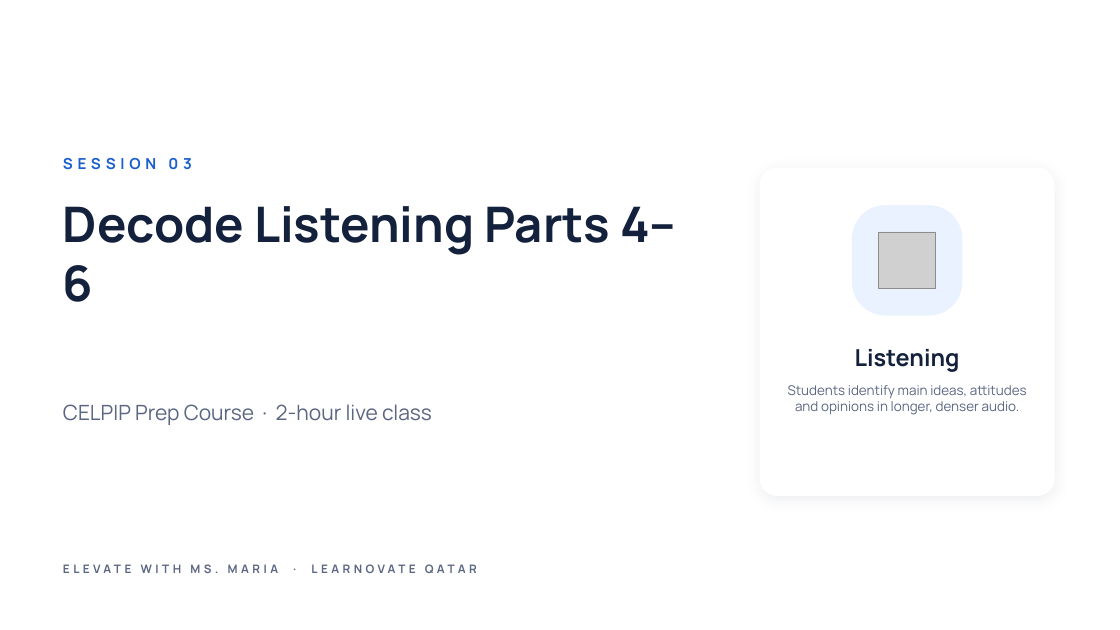
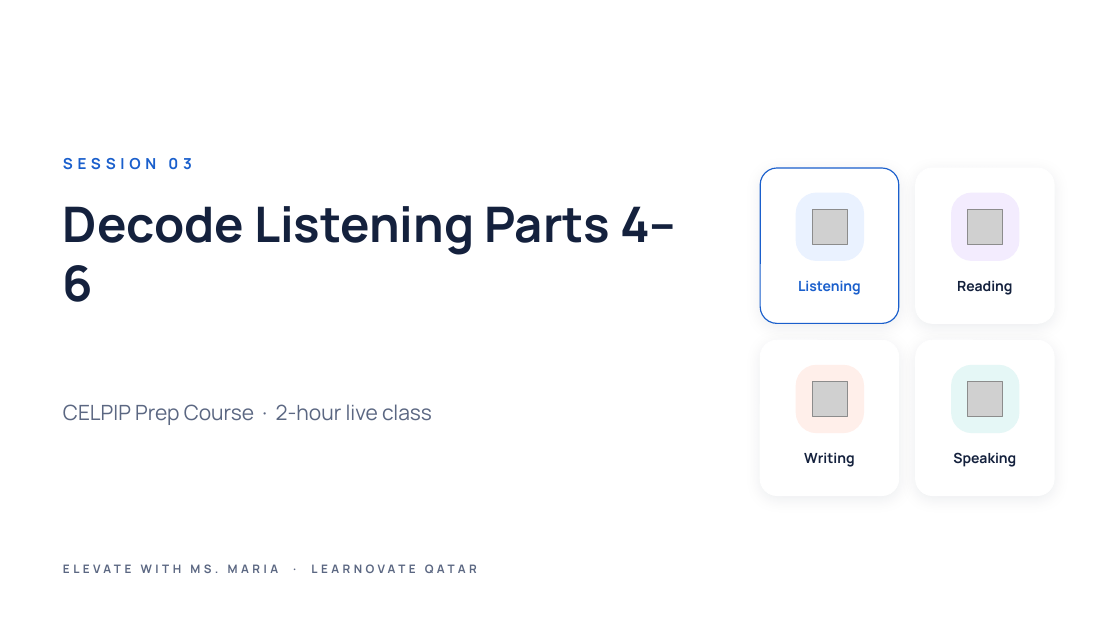
Before and after one commit to learnovateqa/The_English_Academy_CELPIP, a slide deck: slide 1 of decks/session-03.pptx. Drawn at 1120x630 pixels with LibreOffice and Linux fonts; fonts in the diff are those of the drawing; grey boxes stand for pictures; background and template pictures are left out. Boxes give left, top, right and bottom in pixels: in the first picture for what was removed or moved away, otherwise in the second. Text is boxed around its words. In the diff, an @@ line names an element or a change of style, - is before the commit and + after.

```diff
--- a/decks/session-03.pptx
+++ b/decks/session-03.pptx
@@ rounded rectangle: place and size @@
-rounded rectangle at <box>760,168,1054,496</box>
+rounded rectangle at <box>760,168,899,323</box>
@@ rounded rectangle at <box>760,168,899,323</box>: outline #FFFFFF 0.75 pt to #1A5FCC 1 pt; proportions changed @@
@@ rounded rectangle added at <box>916,168,1054,323</box>, fill #FFFFFF, outline #FFFFFF 0.75 pt @@
@@ rounded rectangle: place and size @@
-rounded rectangle at <box>853,206,962,315</box>
+rounded rectangle at <box>797,193,864,260</box>
@@ picture: place and size @@
-picture at <box>879,232,936,289</box>
+picture at <box>812,209,848,245</box>
@@ rounded rectangle added at <box>952,193,1019,260</box>, fill #F3ECFE, outline #F3ECFE 1 pt @@
@@ picture added at <box>968,209,1003,245</box> @@
@@ text "Listening": place and size @@
-text "Listening" at <box>855,349,960,372</box>
+text "Listening" at <box>798,280,861,295</box>
@@ text "Listening" at <box>798,280,861,295</box>: size 20 to 12 pt, text colour #14213D to #1A5FCC @@
@@ text added at <box>957,280,1012,295</box>, 12 pt, text #14213D, bold @@
+Reading
@@ rounded rectangle added at <box>760,340,899,496</box>, fill #FFFFFF, outline #FFFFFF 0.75 pt @@
@@ rounded rectangle added at <box>916,340,1054,496</box>, fill #FFFFFF, outline #FFFFFF 0.75 pt @@
@@ text removed at <box>788,385,1027,415</box> @@
-Students identify main ideas, attitudes and opinions in longer, denser audio.
@@ rounded rectangle added at <box>797,365,864,433</box>, fill #FFEFEA, outline #FFEFEA 1 pt @@
@@ picture added at <box>812,381,848,417</box> @@
@@ rounded rectangle added at <box>952,365,1019,433</box>, fill #E5F7F6, outline #E5F7F6 1 pt @@
@@ picture added at <box>968,381,1003,417</box> @@
@@ text added at <box>804,452,854,467</box>, 12 pt, text #14213D, bold @@
+Writing
@@ text added at <box>953,452,1016,467</box>, 12 pt, text #14213D, bold @@
+Speaking
```
Also in this commit, not shown: 12 other slides changed, 2 other files.
